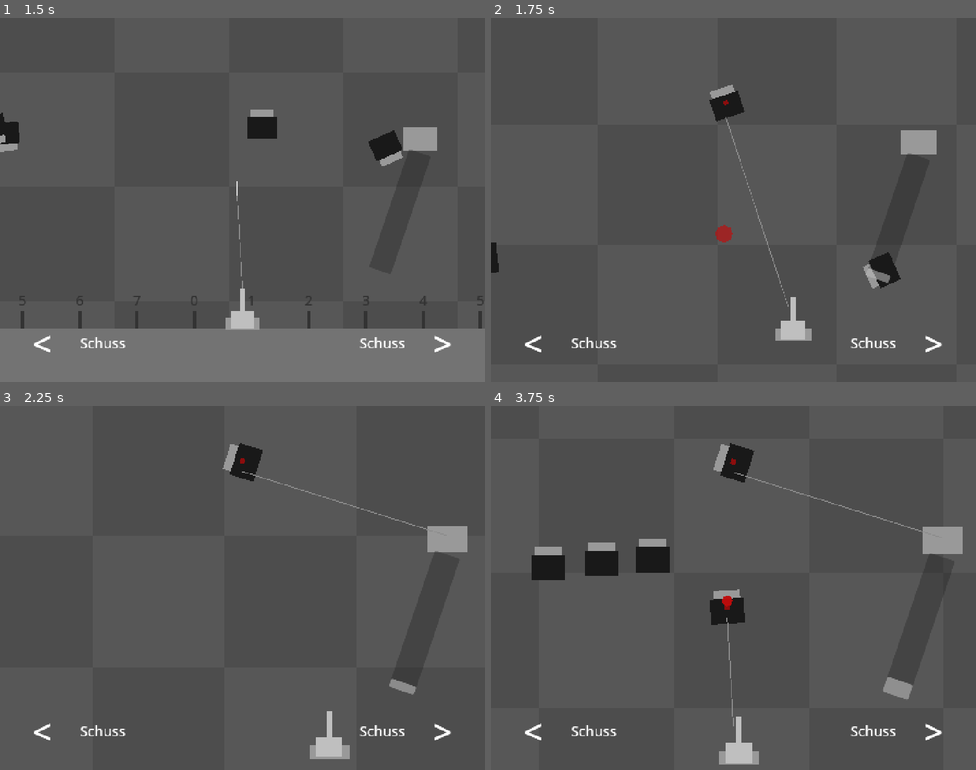
Above: before the commit, frames 1-4 (two rows, left to right).
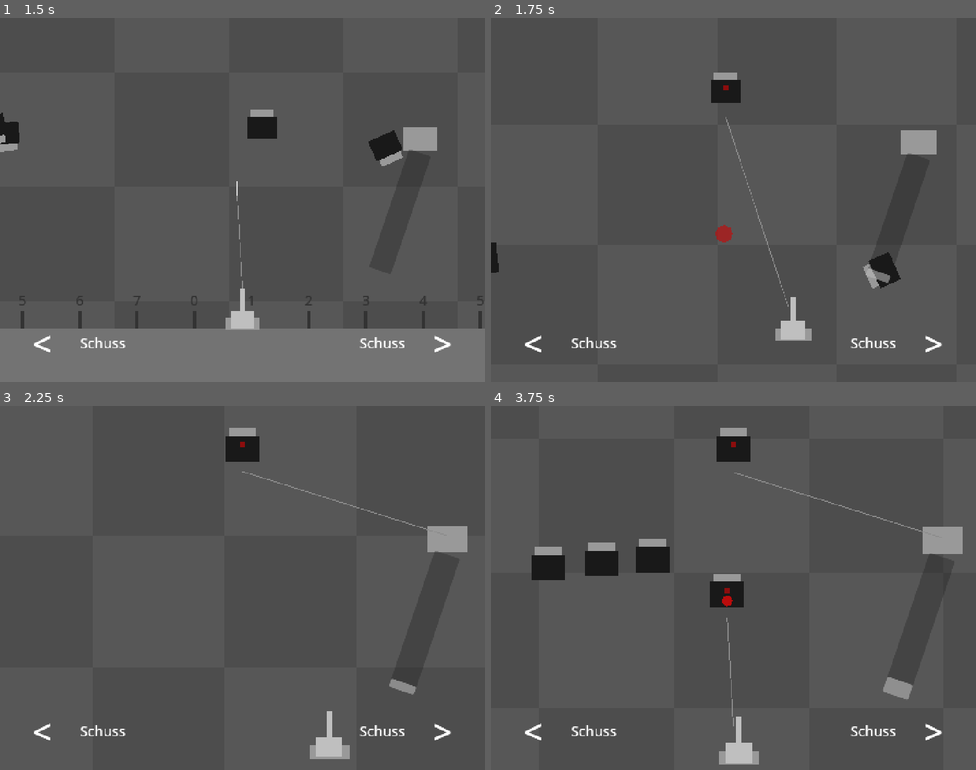
Above: after the commit, the same moments.

Repository: Philipp-Mallmann/fliegen-sind-aliens
Game: Godot game, scene res://szenen/spiel.tscn
Same seed, same stepped clock (60 frames per second), same inputs: the game is played once before the commit and once after it.
Inputs:
- Up to frame 1 (1.5 s): hold D (rechts) 0.53-1.28 s; tap Space (schiessen) at 0.6, 1.35 s; hold A (links) from 1.28 s (still down)
- Up to frame 2 (1.75 s): keep holding A (links)
- Up to frame 3 (2.25 s): release A (links) at 2.03 s; hold D (rechts) from 2.03 s (still down); tap Space (schiessen) at 2.1 s
- Up to frame 4 (3.75 s): tap Space (schiessen) at 2.85, 3.6 s; release D (rechts) at 3.53 s; hold A (links) from 3.53 s (still down)

Frame 1 is identical in both runs. In frame 2, 0.6% of the frame differs, in the area x 45-53%, y 15-29%; in frame 3, 0.7%; in frame 4, 1.5%, in the area x 45-55%, y 6-61%.

Commit message:
Spass-Test 11: Fliege am Nagel haengt gerade, nur Seil-Fliegen drehen mit dem Faden
Co-Authored-By: Claude Opus 5.5 <noreply@anthropic.com>

Diff:
--- a/skripte/nadel.gd
+++ b/skripte/nadel.gd
@@ -81,6 +81,7 @@
 	$TonTreffer.play()
 	getroffene.reparent(self)
 	getroffene.position = Vector2.ZERO
+	getroffene.rotation = 0.0
 	getroffene.get_node("Loch").visible = true
 	var fleck: Node2D = blutfleck_szene.instantiate()
 	get_parent().add_child(fleck)
@@ -105,7 +106,7 @@
 	$Faden.points = PackedVector2Array([anker.global_position, $Oese.global_position])
 	var richtung: Vector2 = $Oese.global_position.direction_to(anker.global_position)
 	var anzahl: int = aufgespiesste.size()
-	for nummer in anzahl:
+	for nummer in anzahl - 1:
 		var fliege: Node2D = aufgespiesste[nummer]
 		var schritte: int = anzahl - 1 - nummer
 		fliege.global_position = $Oese.global_position + richtung * spiess_abstand * global_scale.x * schritte
Not shown, changed: ERKLAERUNG.md
